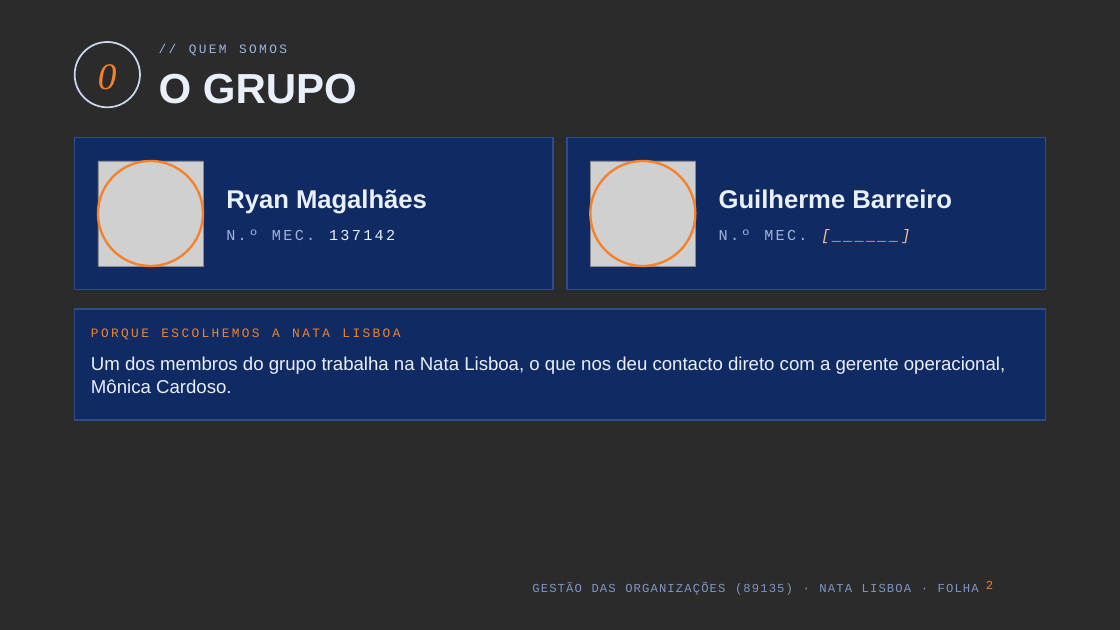
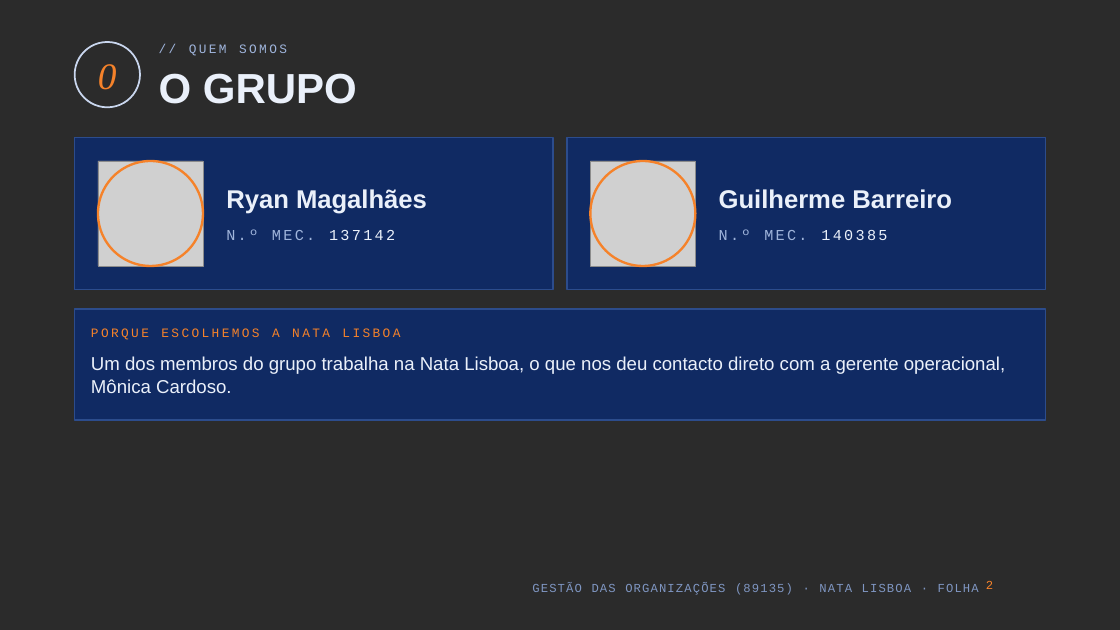
Before and after one commit to kd25gpgdw9-lang/Oceanum, a slide deck: slide 2 of apresentacao-go-89135/Nata_Lisboa_GO_89135.pptx. Drawn at 1120x630 pixels with LibreOffice and Linux fonts; fonts in the diff are those of the drawing; grey boxes stand for pictures; background and template pictures are left out; a plain dark background stands for a picture behind light text. Boxes give left, top, right and bottom in pixels: in the first picture for what was removed or moved away, otherwise in the second. Text is boxed around its words. In the diff, an @@ line names an element or a change of style, - is before the commit and + after.

```diff
--- a/apresentacao-go-89135/Nata_Lisboa_GO_89135.pptx
+++ b/apresentacao-go-89135/Nata_Lisboa_GO_89135.pptx
@@ text at box(719, 229, 887, 240): text changed; text colour #F9C08F to #9FB4DB; italic off @@
-N.º MEC. [______]
+N.º MEC. 140385
```
Also in this commit, not shown: 11 other slides changed, 5 slides added, 2 slides removed, 4 other files.
